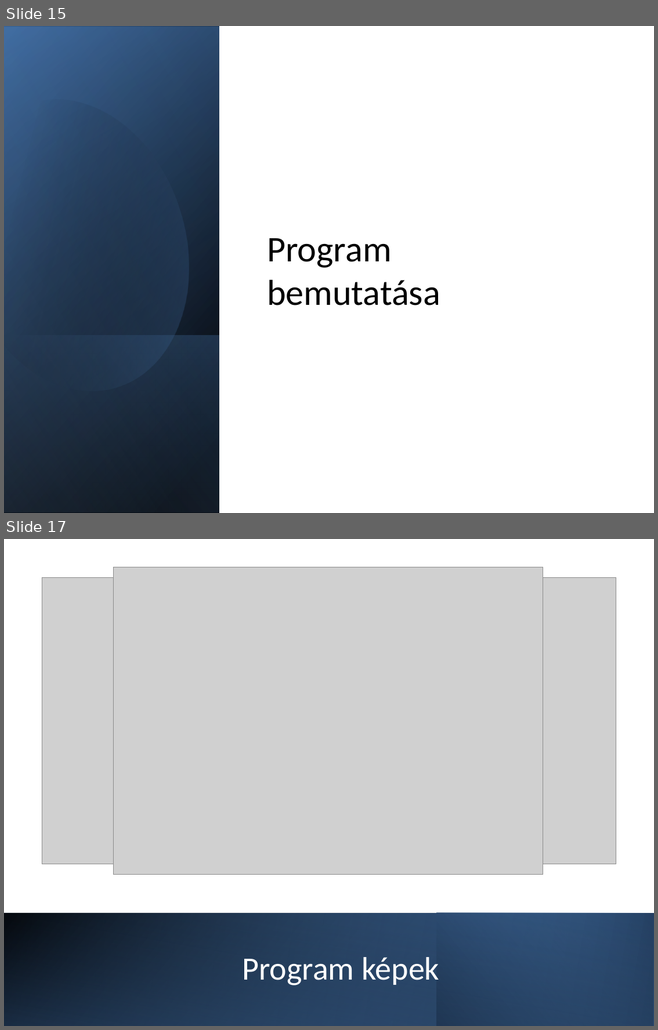
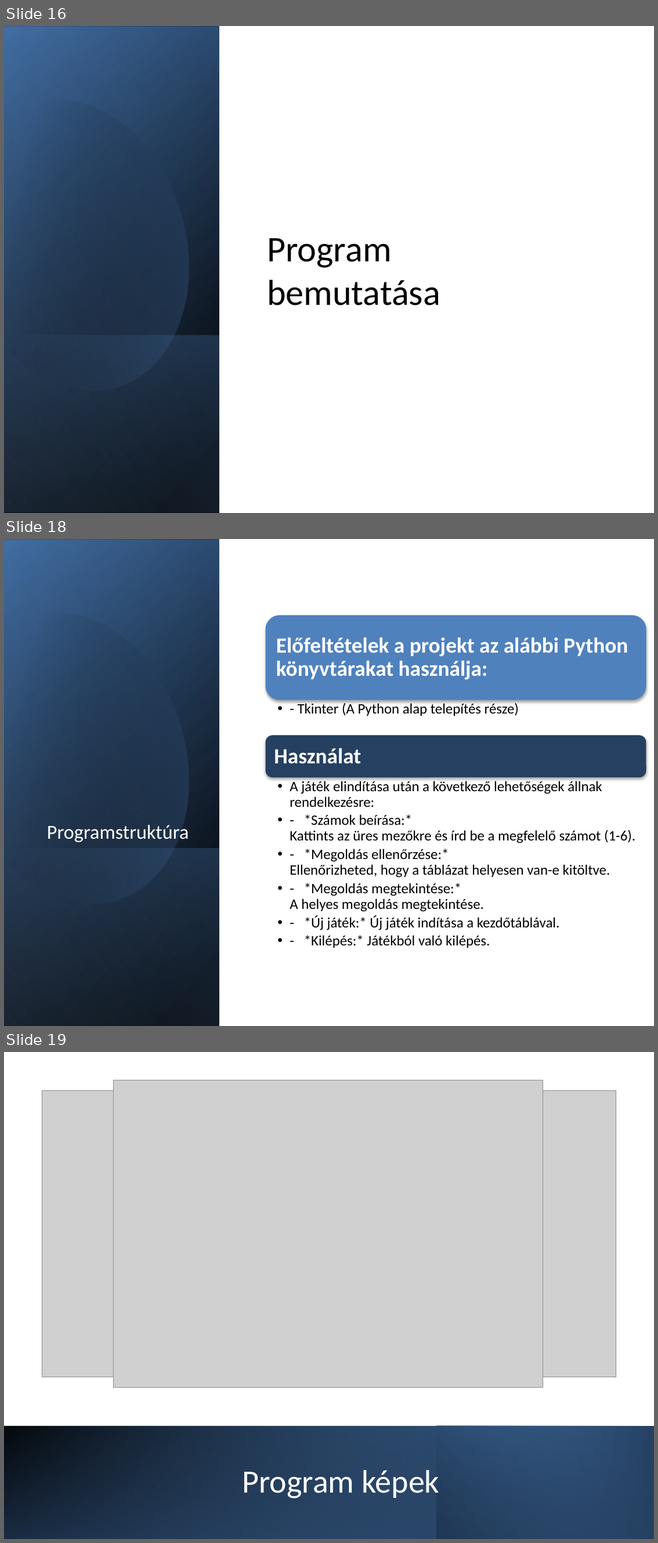
Before and after one commit to Verfurdo/Varazsnegyzet, a slide deck: documents/Projekt_Bemutato-1-2.pptx. Shown one above the other, each under a label of ours: slides 15 and 17 before the commit, slides 16, 18 and 19 after it; the slides between them are not shown. The pictures are 658x1030 and 658x1543 pixels, drawn with LibreOffice and Linux fonts; fonts in the diff are those of the drawing; grey boxes stand for pictures. Boxes give left, top, right and bottom in pixels: in the first picture for what was removed or moved away, otherwise in the second. Text is boxed around its words. In the diff, an @@ line names an element or a change of style, - is before the commit and + after.

```diff
--- a/documents/Projekt_Bemutato-1-2.pptx
+++ b/documents/Projekt_Bemutato-1-2.pptx
@@ slide 18 added at box(4, 539, 654, 1026), background #FFFFFF @@
@@ rectangle added at box(5, 539, 219, 1026), fill gradient #000000 to #376092 @@
@@ rectangle added at box(5, 540, 219, 1026), fill gradient #000000 to #4F81BD @@
@@ rectangle added at box(5, 539, 219, 1026), fill gradient #000000 to #95B3D7 @@
@@ freeform shape added at box(4, 585, 222, 928), fill gradient #000000 to #4F81BD @@
@@ group added at box(265, 615, 646, 948): 4 texts, 2 rounded rectangles @@
+Előfeltételek a projekt az alábbi Python könyvtárakat használja:
+  • - Tkinter (A Python alap telepítés része)
+Használat
+  • A játék elindítása után a következő lehetőségek állnak rendelkezésre:
+  • - *Számok beírása:*
+    Kattints az üres mezőkre és írd be a megfelelő számot (1-6).
+  • - *Megoldás ellenőrzése:*
+    Ellenőrizheted, hogy a táblázat helyesen van-e kitöltve.
+  • - *Megoldás megtekintése:*
+    A helyes megoldás megtekintése.
+  • - *Új játék:* Új játék indítása a kezdőtáblával.
+  • - *Kilépés:* Játékból való kilépés.
@@ text added at box(47, 825, 188, 842), 22 pt, text #FFFFFF @@
+Programstruktúra
@@ rectangle added at box(5, 849, 219, 1026), fill gradient #4F81BD to #000000 @@
@@ what was slide 15 is now slide 16 @@
@@ what was slide 17 is now slide 19 @@
```
Also in this commit, not shown: 3 slides changed, 1 other slide added.
